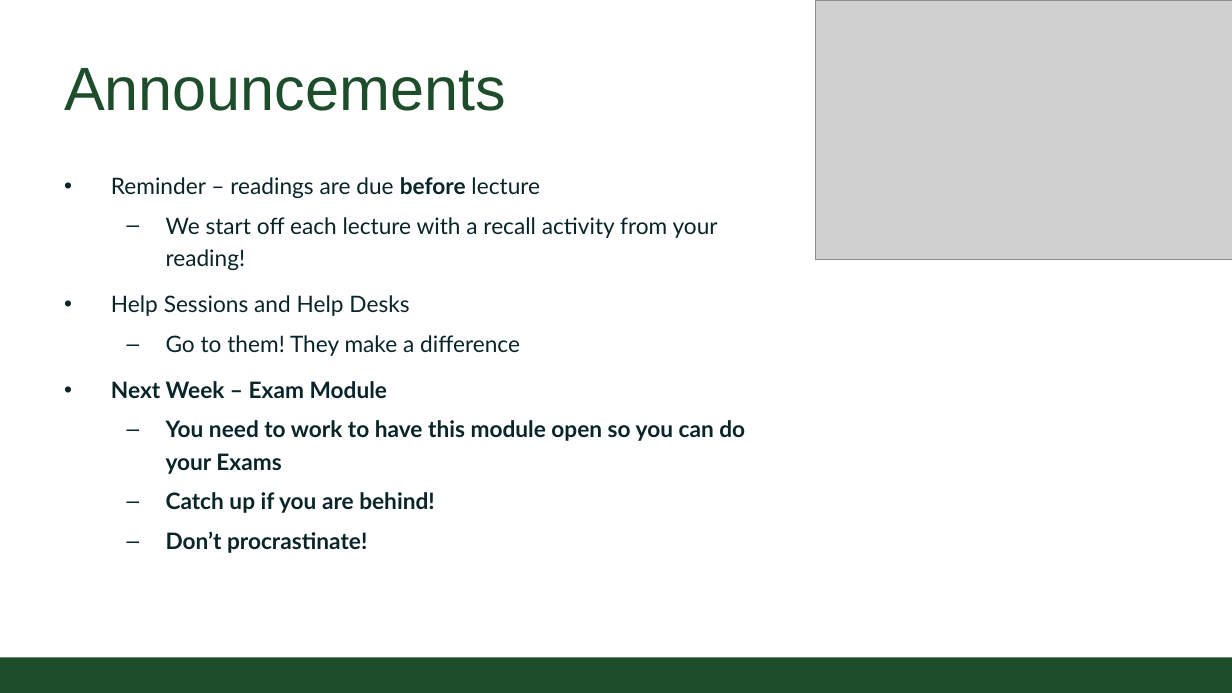
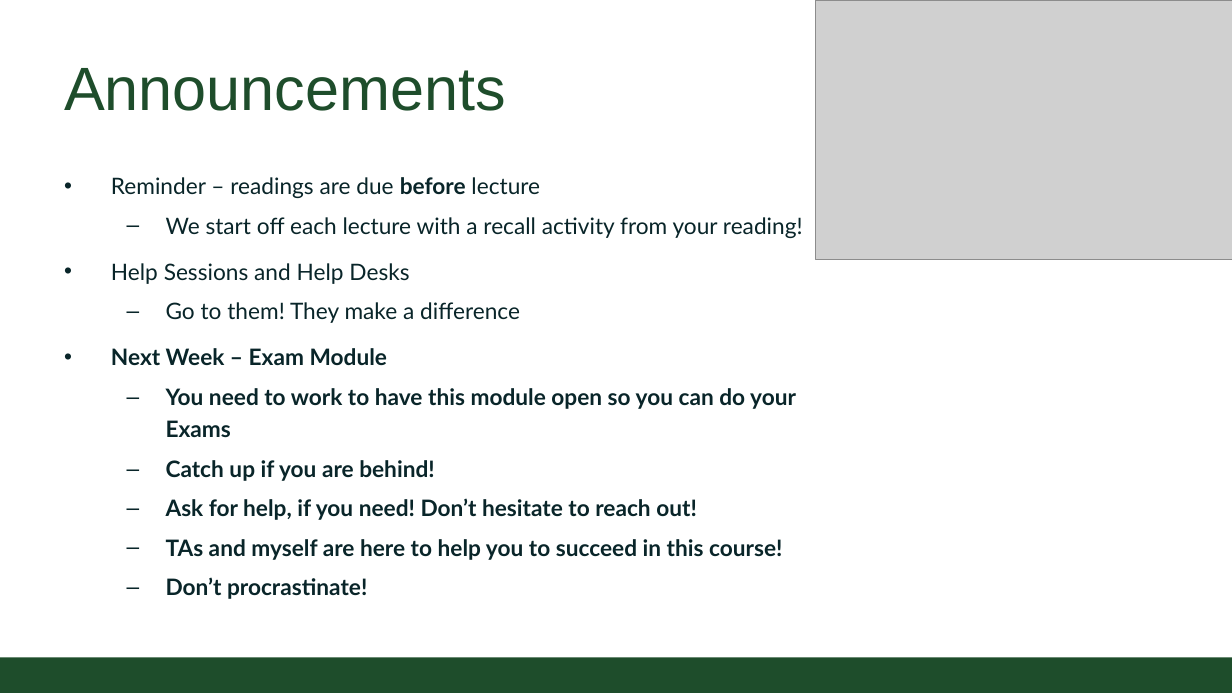
Before and after one commit to CSU-CompSci-CS163-4/Handouts, a slide deck: slide 2 of slides/On-Campus/03_02_Loops.pptx. Drawn at 1232x693 pixels with LibreOffice and Linux fonts; fonts in the diff are those of the drawing; grey boxes stand for pictures; background and template pictures are left out. Boxes give left, top, right and bottom in pixels: in the first picture for what was removed or moved away, otherwise in the second. Text is boxed around its words. In the diff, an @@ line names an element or a change of style, - is before the commit and + after.

```diff
--- a/slides/On-Campus/03_02_Loops.pptx
+++ b/slides/On-Campus/03_02_Loops.pptx
@@ text at (166, 498, 782, 560): paragraphs added @@
+  – Ask for help, if you need! Don’t hesitate to reach out!
+  – TAs and myself are here to help you to succeed in this course!
```
Also in this commit, not shown: 7 other slides changed.
